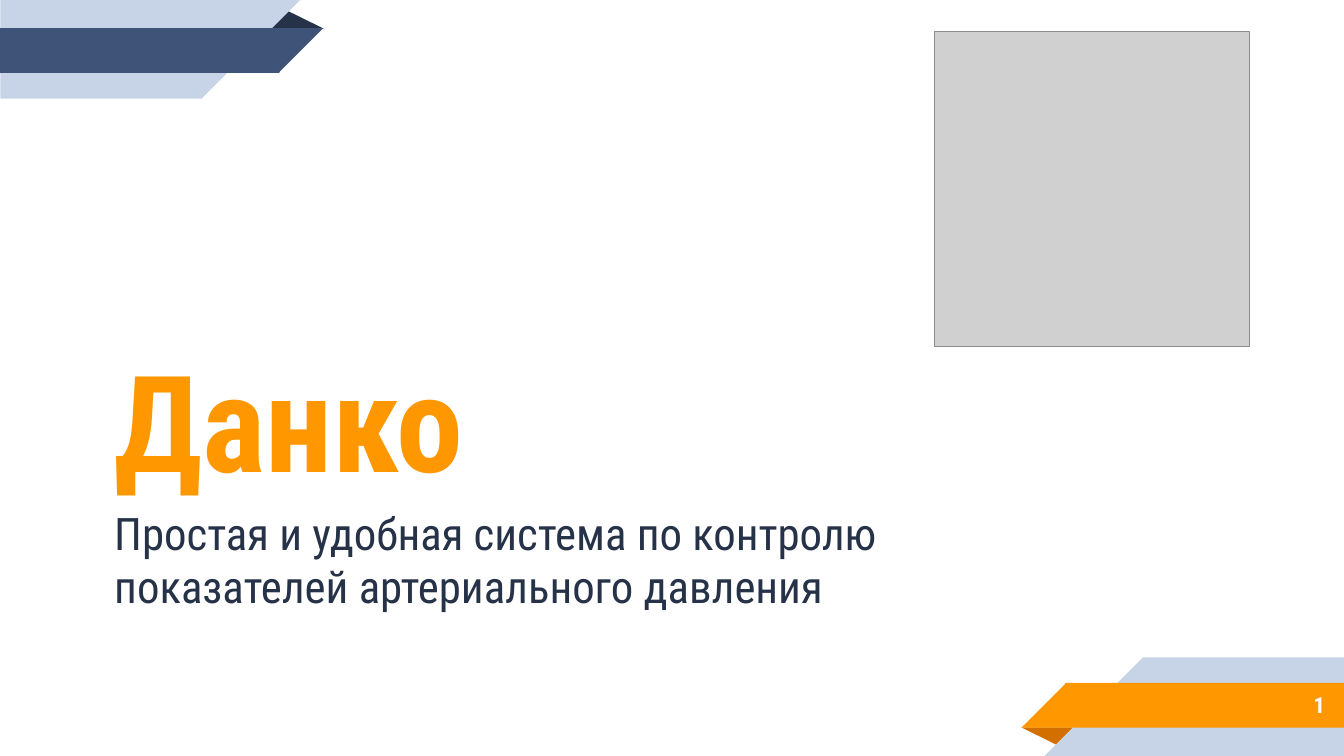
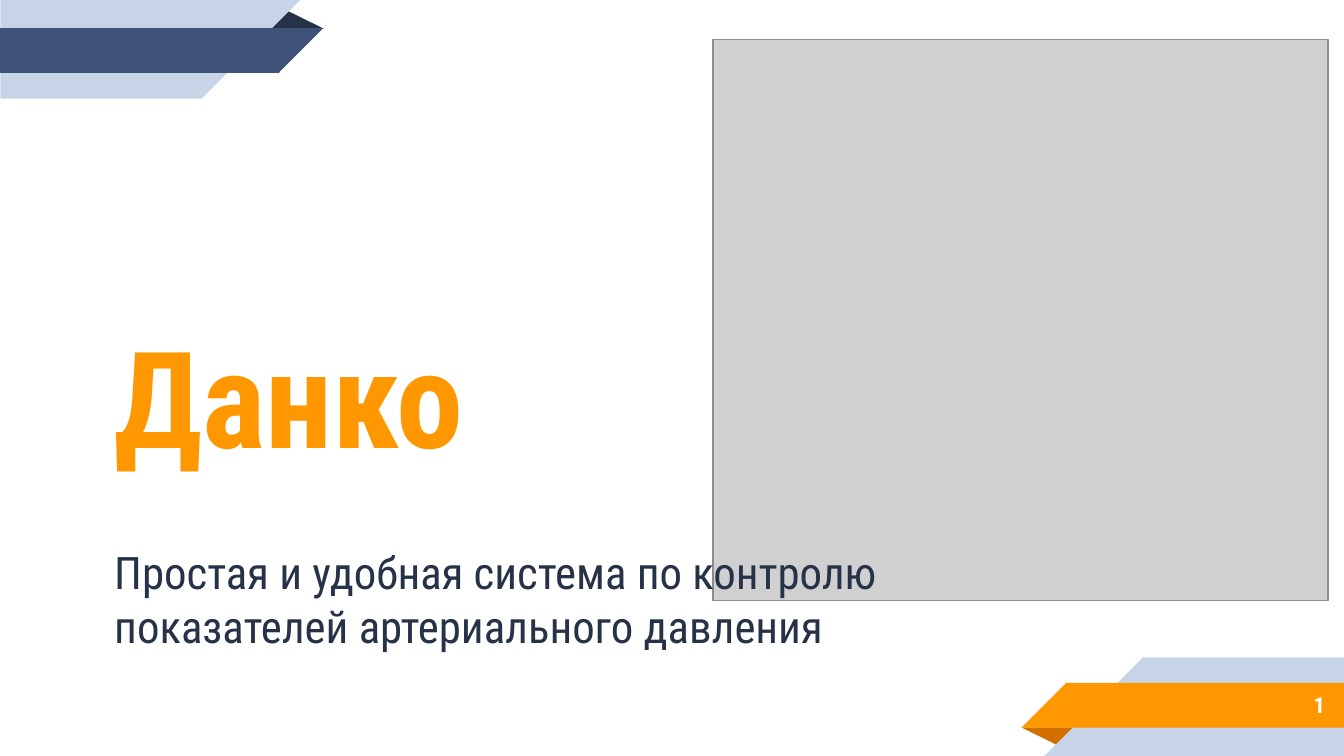
Before and after one commit to KochankovID/hacatone_miac, a slide deck: slide 1 of visual/Danko.pptx. Drawn at 1344x756 pixels with LibreOffice and Linux fonts; fonts in the diff are those of the drawing; grey boxes stand for pictures. Boxes give left, top, right and bottom in pixels: in the first picture for what was removed or moved away, otherwise in the second. Text is boxed around its words. In the diff, an @@ line names an element or a change of style, - is before the commit and + after.

```diff
--- a/visual/Danko.pptx
+++ b/visual/Danko.pptx
@@ picture added at (712,39,1328,601) @@
@@ picture removed at (934,31,1249,345) @@
@@ title "Данко": place and size @@
-title "Данко" at (114,376,463,496)
+title "Данко" at (114,352,463,472)
@@ subtitle "Простая и удобная система по ..." rewrapped from (114,516,876,612) to (114,548,876,652) @@
```
Also in this commit, not shown: 11 other slides changed, 1 slide added, 3 slides removed, 1 other file.
